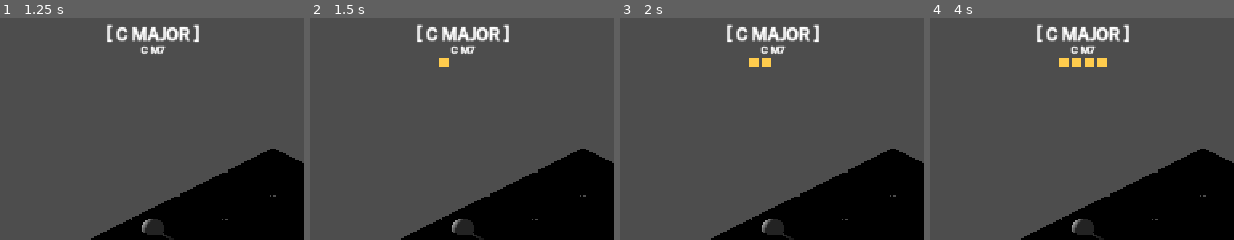
Above: before the commit, frames 1-4 (left to right).
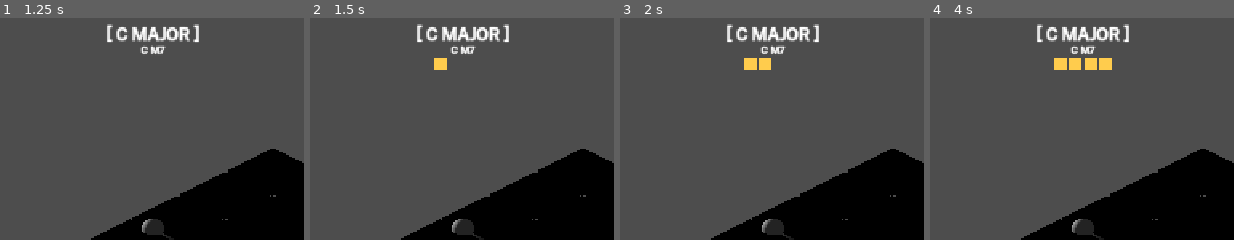
Above: after the commit, the same moments.

Repository: fruitshoo/eartrainer
Game: Godot game, scene res://scenes/main/main.tscn
The game is run twice, just before and just after one commit, with the same random seed, the same clock (stepped at 60 frames per second) and the same inputs. The project has no main scene, so this scene is started directly.
Inputs:
- Up to frame 1 (1.25 s): click "Stop" at 0.5 s
- Up to frame 2 (1.5 s): click "PLAY" at 1.25 s
- Up to frame 3 (2 s): no input
- Up to frame 4 (4 s): click "PAUSE" at 2 s; click "PLAY" at 2.75 s; click "slot 1" at 3.5 s
The pictures show only the part of the screen within x 9-59%, y 0-50%; the shares and areas given below are measured in that part.

Frame 1 is identical in both runs. In frame 2, 0.2% of the frame differs, in the area x 40-46%, y 18-24%; in frame 3, 0.2%; in frame 4, 0.5%, in the area x 40-60%, y 18-24%.
Error in both runs: Invalid access to property or key 'last_string' on a base object of type 'Nil'. (res://scenes/player/player.gd:30)

Commit message:
refactor: decouple sequencer, HUD, and UI using EventBus

Diff:
--- a/core/event_bus.gd
+++ b/core/event_bus.gd
@@ -14,6 +14,9 @@
 
 signal sequencer_started
 signal sequencer_stopped
+signal sequencer_playing_changed(is_playing: bool) # 재생 상태 변경 알림
+signal request_toggle_playback # 재생/일시정지 토글 요청
+signal request_stop_playback # 정지 및 리셋 요청
 signal bar_changed(slot_index: int)
 signal beat_pulsed # 메트로놈 비트 펄스
 signal beat_updated(beat_index: int, total_beats: int) # 박자 진행 정보
--- a/ui/hud/hud_manager.gd
+++ b/ui/hud/hud_manager.gd
@@ -23,6 +23,7 @@
 var _chord_tween: Tween = null
 var _is_animating: bool = false
 var _beat_dots: Array = []
+var _current_sequencer_step: int = -1 # 시퀀서 현재 스텝 추적 (EventBus 통해 업데이트)
 
 # ============================================================
 # LIFECYCLE
@@ -63,7 +64,7 @@
 	# 4개의 비트 도트 생성
 	for i in range(BEAT_DOT_COUNT):
 		var dot := ColorRect.new()
-		dot.custom_minimum_size = Vector2(16, 16)
+		dot.custom_minimum_size = Vector2(20, 20)
 		dot.color = BEAT_DOT_OFF_COLOR
 		beat_container.add_child(dot)
 		_beat_dots.append(dot)
@@ -75,20 +76,19 @@
 	if not key_label or not chord_label:
 		return
 
-	var key_name := MusicTheory.NOTE_NAMES_CDE[GameManager.current_key % 12]
+	var use_flats := MusicTheory.should_use_flats(GameManager.current_key, GameManager.current_mode)
+	var key_name := MusicTheory.get_note_name(GameManager.current_key, use_flats)
 	var mode_name := "MAJOR" if GameManager.current_mode == MusicTheory.ScaleMode.MAJOR else "MINOR"
 	key_label.text = "[ %s %s ]" % [key_name, mode_name]
 
 	var chord_root: int = GameManager.current_chord_root
 	var chord_type: String = GameManager.current_chord_type
 
-	if EventBus.is_sequencer_playing:
-		var sequencer = get_tree().get_first_node_in_group("sequencer")
-		if sequencer:
-			var slot_data = ProgressionManager.get_slot(sequencer.current_step)
-			if slot_data:
-				chord_root = slot_data.root
-				chord_type = slot_data.type
+	if EventBus.is_sequencer_playing and _current_sequencer_step >= 0:
+		var slot_data = ProgressionManager.get_slot(_current_sequencer_step)
+		if slot_data:
+			chord_root = slot_data.root
+			chord_type = slot_data.type
 
 	if chord_type.is_empty():
 		_fade_out_chord_label()
@@ -96,7 +96,7 @@
 	else:
 		chord_label.modulate.a = 1.0
 
-	var root_name := MusicTheory.NOTE_NAMES_CDE[chord_root % 12]
+	var root_name := MusicTheory.get_note_name(chord_root, use_flats)
 	var new_text := "%s %s" % [root_name, chord_type]
 
 	chord_label.pivot_offset = chord_label.size / 2.0
@@ -160,7 +160,8 @@
 	pulse_tween.tween_property(chord_label, "scale", Vector2(1.0, 1.0), 0.1) \
 		.set_trans(Tween.TRANS_SINE).set_ease(Tween.EASE_IN)
 
-func _on_bar_changed(_slot_index: int) -> void:
+func _on_bar_changed(slot_index: int) -> void:
+	_current_sequencer_step = slot_index
 	_update_display()
 
 func _fade_out_chord_label() -> void:
--- a/ui/sequence/sequence_ui.gd
+++ b/ui/sequence/sequence_ui.gd
@@ -6,7 +6,6 @@
 # NODE REFERENCES
 # ============================================================
 @onready var slot_container: HBoxContainer = %SlotContainer
-@onready var sequencer: Node = %Sequencer
 @onready var play_button: Button = %PlayButton
 @onready var stop_button: Button = %StopButton # [v0.3] 정지 버튼 추가
 
@@ -34,7 +33,8 @@
 	ProgressionManager.slot_selected.connect(_highlight_selected)
 	ProgressionManager.slot_updated.connect(_update_slot_label)
 	play_button.pressed.connect(_toggle_playback)
-	sequencer.bar_started.connect(_highlight_playing)
+	EventBus.bar_changed.connect(_highlight_playing)
+	EventBus.sequencer_playing_changed.connect(_on_sequencer_playing_changed)
 
 # ============================================================
 # INPUT
@@ -78,7 +78,8 @@
 	var slot := slot_container.get_child(index)
 	var label: Label = slot.get_node("Label")
 
-	var root_name := MusicTheory.NOTE_NAMES_CDE[data.root % 12]
+	var use_flats := MusicTheory.should_use_flats(GameManager.current_key, GameManager.current_mode)
+	var root_name := MusicTheory.get_note_name(data.root, use_flats)
 	var degree := MusicTheory.get_degree_label(data.root, GameManager.current_key, GameManager.current_mode)
 
 	label.text = "%s\n(%s %s)" % [degree, root_name, data.type]
@@ -87,19 +88,17 @@
 # PLAYBACK CONTROL
 # ============================================================
 func _toggle_playback() -> void:
-	sequencer.toggle_play()
-	_update_play_button_text()
+	EventBus.request_toggle_playback.emit()
 
 func _on_stop_button_pressed() -> void:
-	sequencer.stop_and_reset()
-	_update_play_button_text()
+	EventBus.request_stop_playback.emit()
 	# UI 하이라이트도 초기화 (선택된 슬롯만 남기고 재생 하이라이트 제거)
 	_highlight_playing(-1)
 	if ProgressionManager.selected_index != -1:
 		_highlight_selected(ProgressionManager.selected_index)
 
-func _update_play_button_text() -> void:
-	play_button.text = "PAUSE" if sequencer.is_playing else "PLAY"
+func _on_sequencer_playing_changed(is_playing: bool) -> void:
+	play_button.text = "PAUSE" if is_playing else "PLAY"
 
 func _highlight_playing(playing_index: int) -> void:
 	for i in range(slot_container.get_child_count()):
--- a/ui/sequence/sequencer.gd
+++ b/ui/sequence/sequencer.gd
@@ -5,7 +5,7 @@
 # ============================================================
 # SIGNALS
 # ============================================================
-signal bar_started(slot_index: int)
+
 
 # ============================================================
 # EXPORTS
@@ -30,11 +30,14 @@
 # LIFECYCLE
 # ============================================================
 func _ready() -> void:
-	add_to_group("sequencer") # HUD에서 찾을 수 있도록
+	add_to_group("sequencer") # TODO: HUD refactoring 후 제거 가능
 
 	_beat_timer = Timer.new()
 	add_child(_beat_timer)
 	_beat_timer.timeout.connect(_on_beat_tick)
+
+	EventBus.request_toggle_playback.connect(toggle_play)
+	EventBus.request_stop_playback.connect(stop_and_reset)
 
 # ============================================================
 # PUBLIC API
@@ -43,6 +46,7 @@
 func toggle_play() -> void:
 	is_playing = !is_playing
 	EventBus.is_sequencer_playing = is_playing
+	EventBus.sequencer_playing_changed.emit(is_playing)
 
 	if is_playing:
 		_resume_playback()
@@ -65,6 +69,7 @@
 func stop_and_reset() -> void:
 	is_playing = false
 	EventBus.is_sequencer_playing = false
+	EventBus.sequencer_playing_changed.emit(false)
 
 	_pause_playback() # 타이머 정지
 	reset_position() # 위치 및 UI 리셋
@@ -101,7 +106,6 @@
 func _play_current_bar() -> void:
 	_clear_all_highlights()
 	_apply_slot_to_game()
-	bar_started.emit(current_step)
 	EventBus.bar_changed.emit(current_step)
 
 	# 첫 번째 비트(0) 처리
